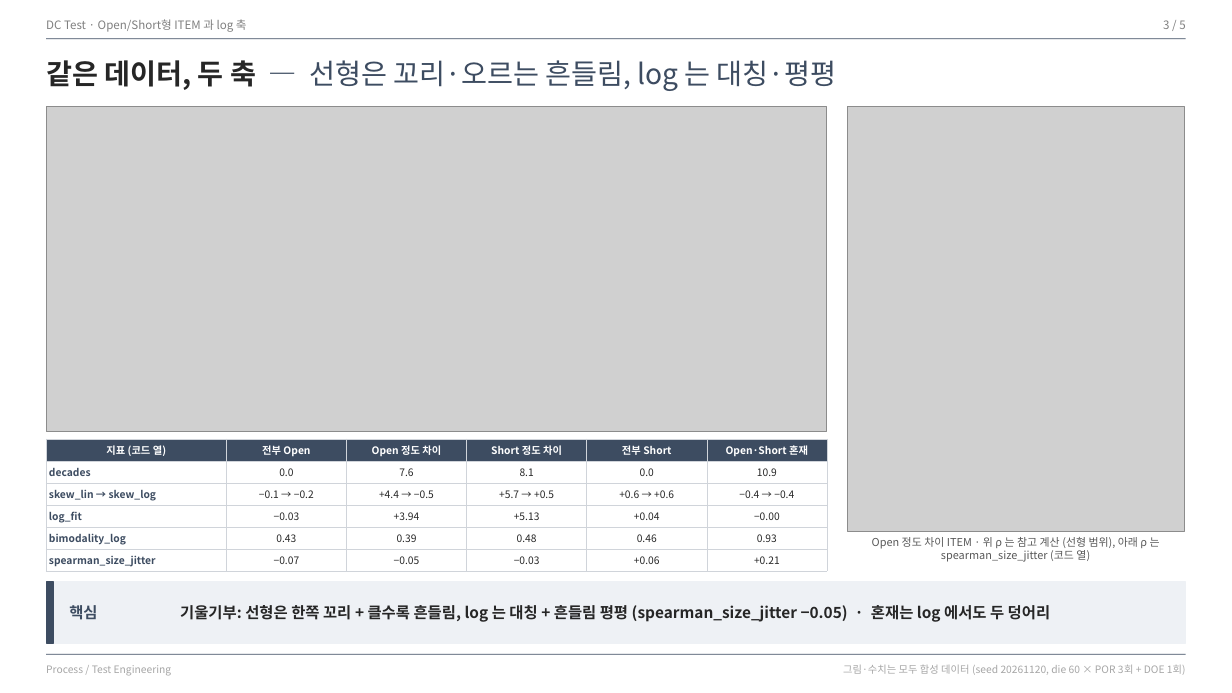
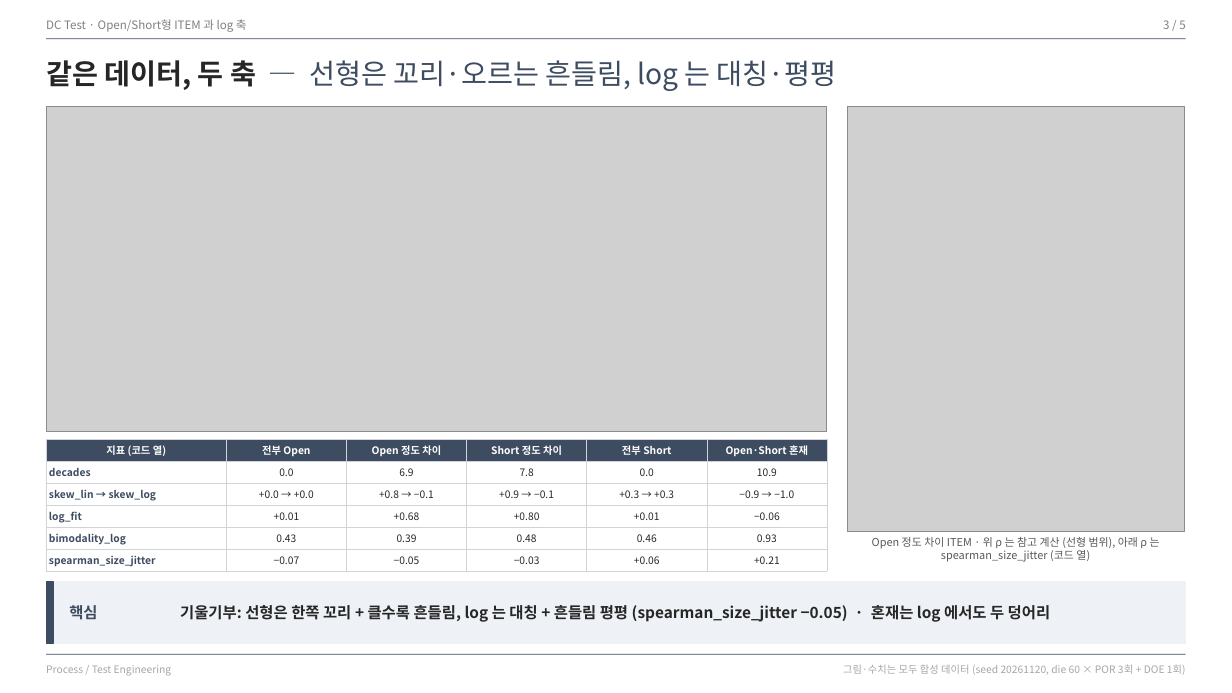
Before and after one commit to pineskyeo/dc-infra-compare, a slide deck: slide 3 of docs/slides/dc-openshort-log.pptx. Drawn at 1232x693 pixels with LibreOffice and Linux fonts; fonts in the diff are those of the drawing; grey boxes stand for pictures. Boxes give left, top, right and bottom in pixels: in the first picture for what was removed or moved away, otherwise in the second. Text is boxed around its words. In the diff, an @@ line names an element or a change of style, - is before the commit and + after.

Commit message:
WO-Z3 슬라이드: log 후보 기준 'decades ≥ 1 그리고 log_fit > 0.1' 로 재생성
- charts.py thresholds 에 log_fit_min, deck.js:247 기준 문구가 T.log_fit_min 을 씀
- build.sh 로 numbers.json·pptx·jpg 재생성(바뀐 jpg: slide 03, 05). 케이스 status·권장은 그대로

Call-Id: d628f2f7-970f-4111-a6a9-286ede446ebc
T4-Patch-Sha: 44922233aaeb

```diff
--- a/docs/slides/dc-openshort-log.pptx
+++ b/docs/slides/dc-openshort-log.pptx
@@ table at [46,439,827,571] @@
-row 2, column 3: 7.6
+row 2, column 3: 6.9
-row 2, column 4: 8.1
+row 2, column 4: 7.8
-row 3: skew_lin → skew_log | −0.1 → −0.2 | +4.4 → −0.5 | +5.7 → +0.5 | +0.6 → +0.6 | −0.4 → −0.4
+row 3: skew_lin → skew_log | +0.0 → +0.0 | +0.8 → −0.1 | +0.9 → −0.1 | +0.3 → +0.3 | −0.9 → −1.0
-row 4: log_fit | −0.03 | +3.94 | +5.13 | +0.04 | −0.00
+row 4: log_fit | +0.01 | +0.68 | +0.80 | +0.01 | −0.06
```
Also in this commit, not shown: 1 other slide changed, 5 other files.
